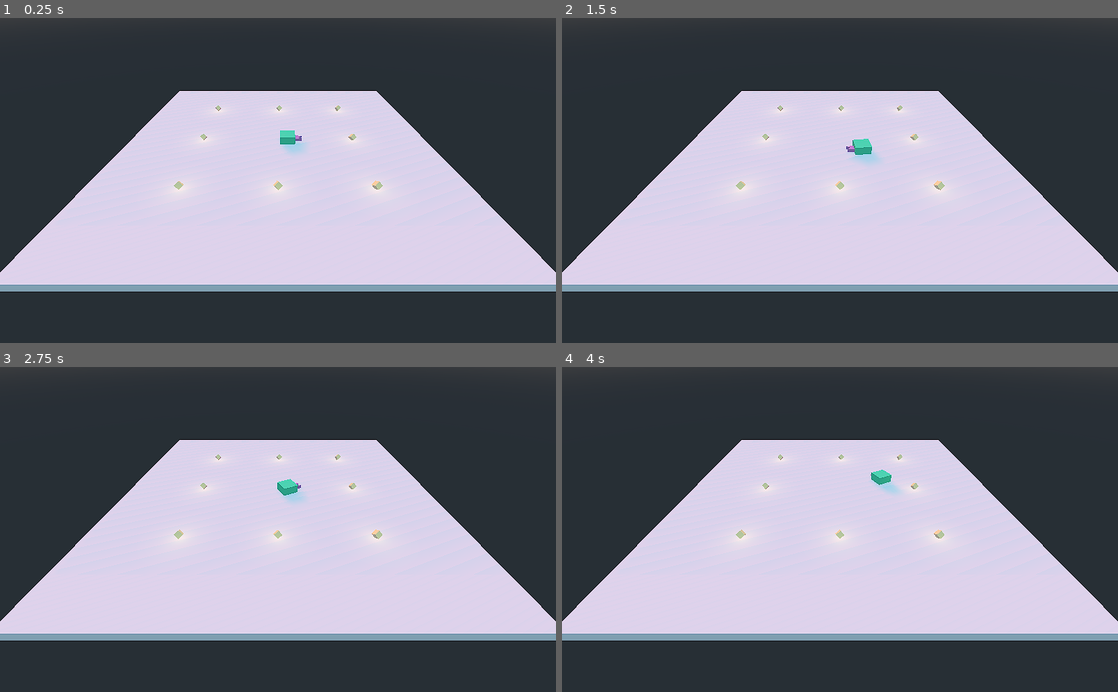
Above: before the commit, frames 1-4 (two rows, left to right).
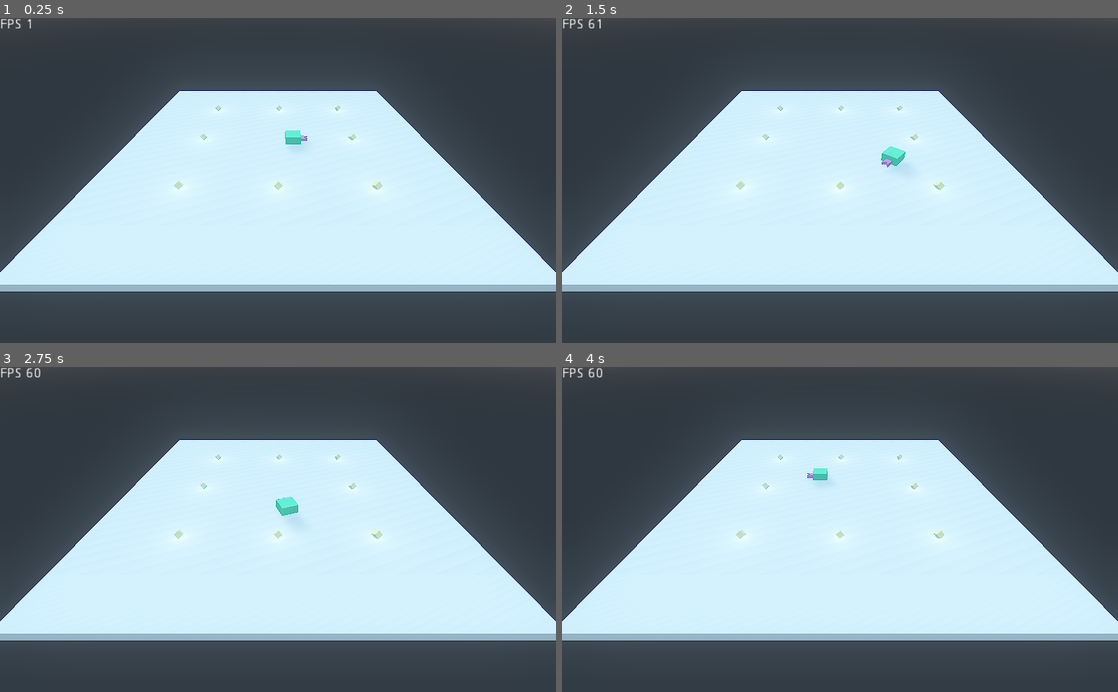
Above: after the commit, the same moments.

Repository: shinpansen/GodotSnake
Game: Godot game, scene res://Main.tscn
The game is run twice, just before and just after one commit, with the same random seed, the same clock (stepped at 60 frames per second) and the same inputs.
Inputs:
- Up to frame 1 (0.25 s): no input
- Up to frame 2 (1.5 s): hold Right (ui_right) 0.53-1.28 s; hold Down (ui_down) from 1.28 s (still down)
- Up to frame 3 (2.75 s): release Down (ui_down) at 2.03 s; hold Right (ui_right) from 2.03 s (still down)
- Up to frame 4 (4 s): release Right (ui_right) at 2.78 s; hold Up (ui_up) 2.78-3.53 s; hold Left (ui_left) from 3.53 s (still down)

The runs differ from the first frame. In frame 1, 51% of the frame differs, in the area x 0-100%, y 0-89%; in frame 2, 51%; in frame 3, 51%; in frame 4, 51%.

Commit message:
back up for prototype

Diff:
--- a/Main.tscn
+++ b/Main.tscn
@@ -1,23 +1,24 @@
-[gd_scene load_steps=5 format=2]
+[gd_scene load_steps=6 format=2]
 
 [ext_resource path="res://Snake/Scenes/snake_head.tscn" type="PackedScene" id=1]
 [ext_resource path="res://Pick Ups/Scenes/pickup_grow.tscn" type="PackedScene" id=2]
+[ext_resource path="res://Scripts/FpsCounter.gd" type="Script" id=3]
 
 [sub_resource type="CubeMesh" id=1]
 
 [sub_resource type="BoxShape" id=3]
 
-[node name="Main" type="Spatial" groups=["Main"]]
+[node name="World" type="Spatial" groups=["Main"]]
+
+[node name="DirectionalLight" type="DirectionalLight" parent="."]
+transform = Transform( -0.925772, 0.136915, -0.352422, 0, 0.932128, 0.362129, 0.378083, 0.335249, -0.862938, -7.52991, 30.5783, -35.7819 )
+light_energy = 0.5
+light_bake_mode = 2
+shadow_enabled = true
 
 [node name="Camera" type="Camera" parent="."]
 transform = Transform( 1, 0, 0, 0, 0.775176, 0.631746, 0, -0.631746, 0.775176, 0, 15.6814, 27.8634 )
 current = true
-
-[node name="DirectionalLight" type="DirectionalLight" parent="."]
-transform = Transform( -0.925772, 0.136915, -0.352422, 0, 0.932128, 0.362129, 0.378083, 0.335249, -0.862938, -7.52991, 30.5783, -35.7819 )
-light_color = Color( 1, 0, 0, 1 )
-light_bake_mode = 2
-shadow_enabled = true
 
 [node name="Ground" type="Area" parent="."]
 collision_layer = 4
@@ -35,28 +36,43 @@
 
 [node name="Snake" parent="." instance=ExtResource( 1 )]
 transform = Transform( -4.37114e-08, 0, 1, 0, 1, 0, -1, 0, -4.37114e-08, 0, 0, 0 )
-snake_speed = 5.0
+snake_speed = 8.0
+rotation_speed = 3.0
 
-[node name="PickupGrow" parent="." instance=ExtResource( 2 )]
+[node name="Pickups" type="Spatial" parent="."]
+
+[node name="PickupGrow1" parent="Pickups" instance=ExtResource( 2 )]
 transform = Transform( 1, 0, 0, 0, 1, 0, 0, 0, 1, 10, 0, 10 )
 
-[node name="PickupGrow6" parent="." instance=ExtResource( 2 )]
+[node name="PickupGrow2" parent="Pickups" instance=ExtResource( 2 )]
 transform = Transform( 1, 0, 0, 0, 1, 0, 0, 0, 1, -0.0270061, 0, 10 )
 
-[node name="PickupGrow2" parent="." instance=ExtResource( 2 )]
+[node name="PickupGrow3" parent="Pickups" instance=ExtResource( 2 )]
 transform = Transform( 1, 0, 0, 0, 1, 0, 0, 0, 1, -10, 0, -10 )
 
-[node name="PickupGrow3" parent="." instance=ExtResource( 2 )]
+[node name="PickupGrow4" parent="Pickups" instance=ExtResource( 2 )]
 transform = Transform( 1, 0, 0, 0, 1, 0, 0, 0, 1, -10, 0, 10 )
 
-[node name="PickupGrow7" parent="." instance=ExtResource( 2 )]
+[node name="PickupGrow5" parent="Pickups" instance=ExtResource( 2 )]
 transform = Transform( 1, 0, 0, 0, 1, 0, 0, 0, 1, -10, 0, -0.0763645 )
 
-[node name="PickupGrow4" parent="." instance=ExtResource( 2 )]
+[node name="PickupGrow6" parent="Pickups" instance=ExtResource( 2 )]
 transform = Transform( 1, 0, 0, 0, 1, 0, 0, 0, 1, 10, 0, -10 )
 
-[node name="PickupGrow8" parent="." instance=ExtResource( 2 )]
+[node name="PickupGrow7" parent="Pickups" instance=ExtResource( 2 )]
 transform = Transform( 1, 0, 0, 0, 1, 0, 0, 0, 1, 10, 0, -0.0144444 )
 
-[node name="PickupGrow5" parent="." instance=ExtResource( 2 )]
+[node name="PickupGrow8" parent="Pickups" instance=ExtResource( 2 )]
 transform = Transform( 1, 0, 0, 0, 1, 0, 0, 0, 1, 0.199081, 0, -10 )
+
+[node name="UI" type="Control" parent="."]
+margin_right = 40.0
+margin_bottom = 40.0
+
+[node name="FpsCounter" type="Label" parent="UI"]
+margin_right = 40.0
+margin_bottom = 31.0
+rect_scale = Vector2( 1.81376, 1.79498 )
+text = "FPS
+"
+script = ExtResource( 3 )
--- /dev/null
+++ b/Materials/Dark/dark_gray.tres
@@ -0,0 +1,5 @@
+[gd_resource type="SpatialMaterial" format=2]
+
+[resource]
+flags_unshaded = true
+albedo_color = Color( 0.0901961, 0.0901961, 0.0901961, 1 )
--- /dev/null
+++ b/Materials/Green/green.tres
@@ -0,0 +1,5 @@
+[gd_resource type="SpatialMaterial" format=2]
+
+[resource]
+flags_unshaded = true
+albedo_color = Color( 0.341176, 0.792157, 0.211765, 1 )
--- /dev/null
+++ b/Materials/Green/green_yellow.tres
@@ -0,0 +1,5 @@
+[gd_resource type="SpatialMaterial" format=2]
+
+[resource]
+flags_unshaded = true
+albedo_color = Color( 0.596078, 0.815686, 0.0588235, 1 )
--- /dev/null
+++ b/Materials/Green/light_green.tres
@@ -0,0 +1,5 @@
+[gd_resource type="SpatialMaterial" format=2]
+
+[resource]
+flags_unshaded = true
+albedo_color = Color( 0.501961, 0.890196, 0.109804, 1 )
--- /dev/null
+++ b/Materials/materials_test.tscn
@@ -0,0 +1,11 @@
+[gd_scene load_steps=3 format=2]
+
+[ext_resource path="res://Materials/Dark/dark_gray.tres" type="Material" id=1]
+
+[sub_resource type="SphereMesh" id=1]
+
+[node name="Spatial" type="Spatial"]
+
+[node name="Sphere" type="MeshInstance" parent="."]
+mesh = SubResource( 1 )
+material/0 = ExtResource( 1 )
--- /dev/null
+++ b/Scripts/FpsCounter.gd
@@ -0,0 +1,4 @@
+extends Label
+
+func _process(delta):
+	set_text("FPS " + String(Engine.get_frames_per_second()))
--- /dev/null
+++ b/Snake/Assets/Scenes/snake_body.tscn
@@ -0,0 +1,14 @@
+[gd_scene load_steps=5 format=2]
+
+[ext_resource path="res://Snake/Assets/Models/snake_body.glb" type="PackedScene" id=1]
+[ext_resource path="res://Materials/Green/green_yellow.tres" type="Material" id=2]
+[ext_resource path="res://Materials/Green/green.tres" type="Material" id=3]
+[ext_resource path="res://Materials/Green/light_green.tres" type="Material" id=4]
+
+[node name="snake_body" instance=ExtResource( 1 )]
+
+[node name="SnakeBody2" parent="." index="0"]
+transform = Transform( 0.468229, 0, 0, 0, 0.409499, 0, 0, 0, 1.31332, 0, 0, -0.125015 )
+material/0 = ExtResource( 2 )
+material/1 = ExtResource( 4 )
+material/2 = ExtResource( 3 )
--- /dev/null
+++ b/Snake/Assets/Scenes/snake_body_first.tscn
@@ -0,0 +1,14 @@
+[gd_scene load_steps=5 format=2]
+
+[ext_resource path="res://Snake/Assets/Models/snake_body_first.glb" type="PackedScene" id=1]
+[ext_resource path="res://Materials/Green/green_yellow.tres" type="Material" id=2]
+[ext_resource path="res://Materials/Green/green.tres" type="Material" id=3]
+[ext_resource path="res://Materials/Green/light_green.tres" type="Material" id=4]
+
+[node name="snake_body_first" instance=ExtResource( 1 )]
+
+[node name="SnakeBody1" parent="." index="0"]
+transform = Transform( 0.468229, 0, 0, 0, 0.409499, 0, 0, 0, 1, 0, 0.0401923, -0.195037 )
+material/0 = ExtResource( 2 )
+material/1 = ExtResource( 4 )
+material/2 = ExtResource( 3 )
--- /dev/null
+++ b/Snake/Assets/Scenes/snake_body_last.tscn
@@ -0,0 +1,14 @@
+[gd_scene load_steps=5 format=2]
+
+[ext_resource path="res://Snake/Assets/Models/snake_body_last.glb" type="PackedScene" id=1]
+[ext_resource path="res://Materials/Green/green_yellow.tres" type="Material" id=2]
+[ext_resource path="res://Materials/Green/green.tres" type="Material" id=3]
+[ext_resource path="res://Materials/Green/light_green.tres" type="Material" id=4]
+
+[node name="snake_body_last" instance=ExtResource( 1 )]
+
+[node name="SnakeBody3" parent="." index="0"]
+transform = Transform( 0.468229, 0, 0, 0, 0.409499, 0, 0, 0, 1.31332, 0, 0.0401923, -0.11416 )
+material/0 = ExtResource( 2 )
+material/1 = ExtResource( 4 )
+material/2 = ExtResource( 3 )
--- /dev/null
+++ b/Snake/Assets/Scenes/snake_head.tscn
@@ -0,0 +1,18 @@
+[gd_scene load_steps=6 format=2]
+
+[ext_resource path="res://Snake/Assets/Models/snake_head.glb" type="PackedScene" id=1]
+[ext_resource path="res://Materials/Green/green_yellow.tres" type="Material" id=2]
+[ext_resource path="res://Materials/Green/green.tres" type="Material" id=3]
+[ext_resource path="res://Materials/Green/light_green.tres" type="Material" id=4]
+[ext_resource path="res://Materials/Dark/dark_gray.tres" type="Material" id=5]
+
+[node name="snake_head" instance=ExtResource( 1 )]
+
+[node name="SnakeHead" parent="." index="0"]
+transform = Transform( 0.873093, 0, 0, 0, -0.601225, 0, 0, 0, 1.20098, 0, 0, 0.0260844 )
+material/0 = ExtResource( 2 )
+material/1 = ExtResource( 4 )
+material/2 = ExtResource( 3 )
+
+[node name="SnakeEyes" parent="." index="1"]
+material/0 = ExtResource( 5 )
--- /dev/null
+++ b/Snake/Assets/Scenes/snake_tail.tscn
@@ -0,0 +1,14 @@
+[gd_scene load_steps=5 format=2]
+
+[ext_resource path="res://Snake/Assets/Models/snake_tail.glb" type="PackedScene" id=1]
+[ext_resource path="res://Materials/Green/green_yellow.tres" type="Material" id=2]
+[ext_resource path="res://Materials/Green/green.tres" type="Material" id=3]
+[ext_resource path="res://Materials/Green/light_green.tres" type="Material" id=4]
+
+[node name="snake_tail" instance=ExtResource( 1 )]
+
+[node name="SnakeTail" parent="." index="0"]
+transform = Transform( 0.468229, 0, 0, 0, 0.409499, 0, 0, 0, 1.31332, 0, 0.0401923, -0.0986214 )
+material/0 = ExtResource( 2 )
+material/1 = ExtResource( 4 )
+material/2 = ExtResource( 3 )
--- a/Snake/Scenes/snake_body.tscn
+++ b/Snake/Scenes/snake_body.tscn
@@ -1,6 +1,6 @@
 [gd_scene load_steps=5 format=2]
 
-[ext_resource path="res://Snake/Assets/snake_skin.tres" type="Material" id=1]
+[ext_resource path="res://Snake/Models/snake_skin.tres" type="Material" id=1]
 [ext_resource path="res://Snake/Scripts/snake_body.gd" type="Script" id=2]
 
 [sub_resource type="CubeMesh" id=1]
--- a/Snake/Scenes/snake_head.tscn
+++ b/Snake/Scenes/snake_head.tscn
@@ -1,40 +1,40 @@
 [gd_scene load_steps=7 format=2]
 
-[ext_resource path="res://Snake/Assets/snake_skin.tres" type="Material" id=1]
+[ext_resource path="res://Snake/Models/snake_skin.tres" type="Material" id=1]
 [ext_resource path="res://Snake/Scripts/snake_head.gd" type="Script" id=2]
-
-[sub_resource type="BoxShape" id=1]
-
-[sub_resource type="CubeMesh" id=2]
 
 [sub_resource type="PrismMesh" id=6]
 
 [sub_resource type="SpatialMaterial" id=5]
 albedo_color = Color( 0.917647, 0.603922, 0.87451, 1 )
 
+[sub_resource type="BoxShape" id=1]
+
+[sub_resource type="CubeMesh" id=7]
+
 [node name="Snake" type="KinematicBody"]
 script = ExtResource( 2 )
 
-[node name="CollisionShape" type="CollisionShape" parent="."]
-transform = Transform( -4.37114e-08, 0, 1, 0, 0.5, 0, -1, 0, -4.37114e-08, 0, 0.5, 1 )
-shape = SubResource( 1 )
-
-[node name="SnakeHeadMesh" type="MeshInstance" parent="."]
-transform = Transform( 1, 0, 0, 0, 0.5, 0, 0, 0, 1, 0, 0.5, 0 )
-mesh = SubResource( 2 )
-material/0 = ExtResource( 1 )
-
-[node name="SnakeTongue" type="Spatial" parent="."]
+[node name="TongueMesh" type="Spatial" parent="."]
 transform = Transform( -4.37114e-08, 0, 1, 0, 1, 0, -1, 0, -4.37114e-08, 0, 0.3, 1.45 )
 
-[node name="SnakeTongue1" type="MeshInstance" parent="SnakeTongue"]
+[node name="Tongue1" type="MeshInstance" parent="TongueMesh"]
 transform = Transform( 0.136808, -0.469846, 8.21505e-09, 0, -2.18557e-08, -0.2, 0.375877, 0.17101, -2.99003e-09, 0, 0, 0.2 )
 mesh = SubResource( 6 )
 skeleton = NodePath("../..")
 material/0 = SubResource( 5 )
 
-[node name="SnakeTongue2" type="MeshInstance" parent="SnakeTongue"]
+[node name="Tongue2" type="MeshInstance" parent="TongueMesh"]
 transform = Transform( -0.136808, -0.469846, 8.21505e-09, 0, -2.18557e-08, -0.2, 0.375877, -0.17101, 2.99003e-09, 0, 0, -0.2 )
 mesh = SubResource( 6 )
 skeleton = NodePath("../..")
 material/0 = SubResource( 5 )
+
+[node name="CollisionShape" type="CollisionShape" parent="."]
+transform = Transform( -2.62268e-08, 0, 1, 0, 0.5, 0, -0.6, 0, -4.37114e-08, 0, 0.5, 0.6 )
+shape = SubResource( 1 )
+
+[node name="MeshInstance" type="MeshInstance" parent="."]
+transform = Transform( 1, 0, 0, 0, 0.5, 0, 0, 0, 1, 0, 0.5, 0 )
+mesh = SubResource( 7 )
+material/0 = ExtResource( 1 )
--- a/Snake/Scenes/snake_tail.tscn
+++ b/Snake/Scenes/snake_tail.tscn
@@ -1,6 +1,6 @@
 [gd_scene load_steps=5 format=2]
 
-[ext_resource path="res://Snake/Assets/snake_skin.tres" type="Material" id=1]
+[ext_resource path="res://Snake/Models/snake_skin.tres" type="Material" id=1]
 [ext_resource path="res://Snake/Scripts/snake_body.gd" type="Script" id=2]
 
 [sub_resource type="PrismMesh" id=5]
--- a/Snake/Scripts/snake_base.gd
+++ b/Snake/Scripts/snake_base.gd
@@ -2,8 +2,8 @@
 
 const util = preload("res://Scripts/util.gd")
 const materials: Array = [
-	preload("res://Snake/Assets/snake_skin.tres"),
-	preload("res://Snake/Assets/snake_skin_transparent.tres"),
+	preload("res://Snake/Models/snake_skin.tres"),
+	preload("res://Snake/Models/snake_skin_transparent.tres"),
 ]
 const history_max_size: int = 100
 
--- a/Snake/Scripts/snake_body.gd
+++ b/Snake/Scripts/snake_body.gd
@@ -37,7 +37,7 @@
 
 
 func _physics_process(delta):
-	if Input.is_action_pressed("ui_up"):
+	if Input.is_action_pressed("ui_down"):
 		delta /= 4
 
 	_handle_temp_body()
--- a/Snake/Scripts/snake_head.gd
+++ b/Snake/Scripts/snake_head.gd
@@ -33,21 +33,6 @@
 	if Input.is_action_just_pressed("ui_space"):
 		snake_add_new_body(Vector3.ZERO)
 
-	#Clearing positions history of the last body (because it is parent of nobody)
-#	if _bodies_list.size() > 0:
-#		_bodies_list[_bodies_list.size()-1].positions_history.pop_at(0)
-#
-#	var last_body = get_last_body()
-#	if (
-#			_snake_tail != null and
-#			last_body != null and
-#			last_body != _snake_tail.parent_body and
-#			last_body.is_ready_to_follow()
-#	):
-#		print("step back")
-#		_snake_tail.parent_body = last_body
-#		_snake_tail.step_back(bodies_gap)
-
 
 func snake_add_new_body(pos: Vector3):
 	if _snake_tail == null:
--- a/default_env.tres
+++ b/default_env.tres
@@ -5,3 +5,9 @@
 [resource]
 background_mode = 2
 background_sky = SubResource( 1 )
+auto_exposure_scale = 0.82
+dof_blur_far_distance = 6.23
+dof_blur_near_distance = 6.25
+glow_enabled = true
+glow_intensity = 3.0
+glow_bloom = 0.1
Binary file added: Snake/Assets/Models/snake_body.glb
Not shown, added: Snake/Assets/Models/snake_body.glb.import
Binary file added: Snake/Assets/Models/snake_body_first.glb
Not shown, added: Snake/Assets/Models/snake_body_first.glb.import
Binary file added: Snake/Assets/Models/snake_body_last.glb
Not shown, added: Snake/Assets/Models/snake_body_last.glb.import
Binary file added: Snake/Assets/Models/snake_head.glb
Not shown, added: Snake/Assets/Models/snake_head.glb.import
Binary file added: Snake/Assets/Models/snake_tail.glb
Not shown, added: Snake/Assets/Models/snake_tail.glb.import
Renamed: Snake/Assets/snake_skin.tres -> Snake/Models/snake_skin.tres
Renamed: Snake/Assets/snake_skin_transparent.tres -> Snake/Models/snake_skin_transparent.tres
